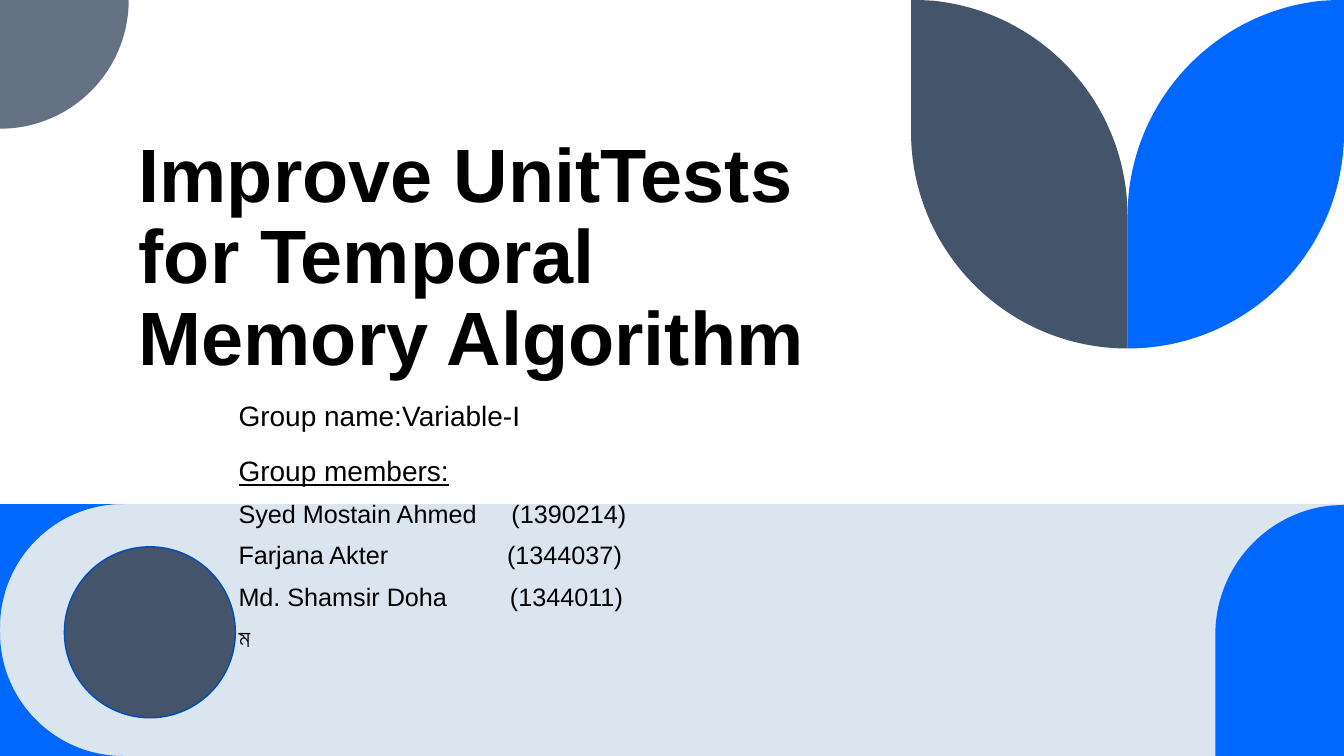
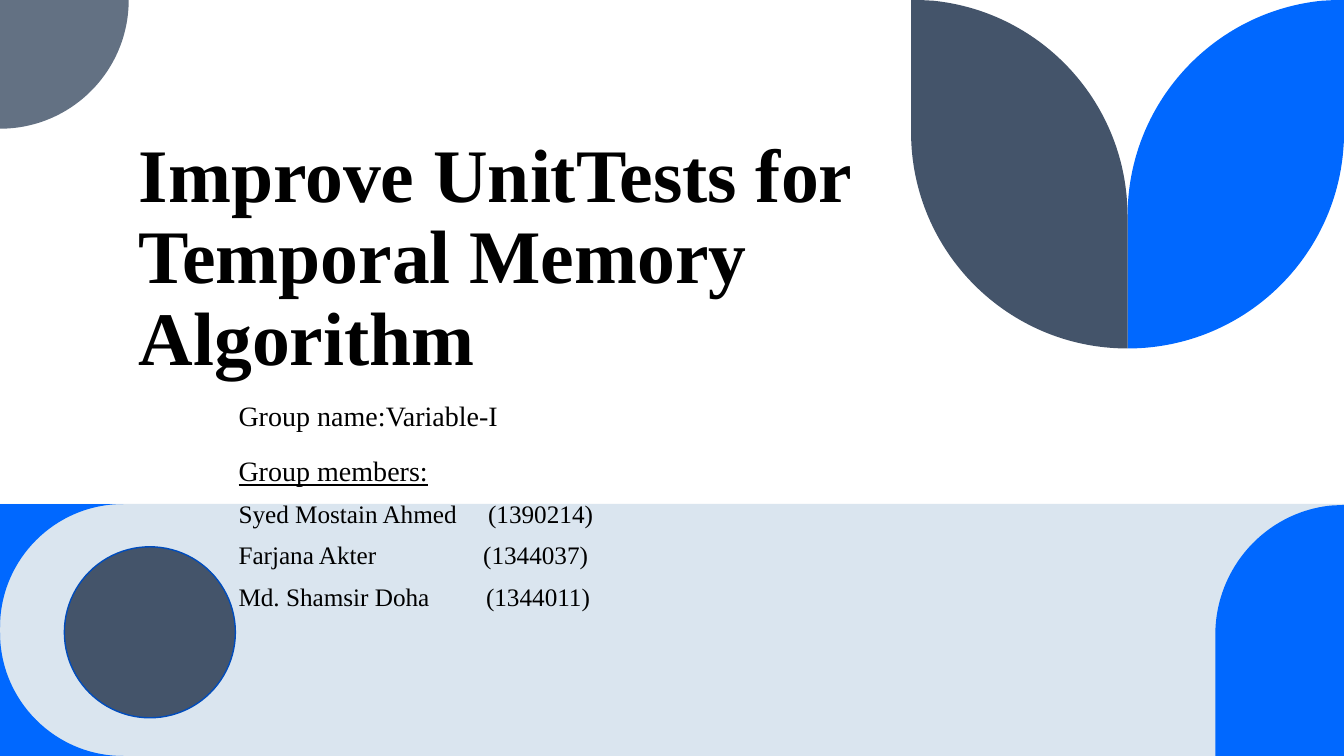
Before and after one commit to ddobric/neocortexapi, a slide deck: slide 1 of source/MySEProject/Documentation/Improve UnitTests for Temporal Memory Algorithm.pptx. Drawn at 1344x756 pixels with LibreOffice and Linux fonts; fonts in the diff are those of the drawing. Boxes give left, top, right and bottom in pixels: in the first picture for what was removed or moved away, otherwise in the second. Text is boxed around its words. In the diff, an @@ line names an element or a change of style, - is before the commit and + after.

```diff
--- a/source/MySEProject/Documentation/Improve UnitTests for Temporal Memory Algorithm.pptx
+++ b/source/MySEProject/Documentation/Improve UnitTests for Temporal Memory Algorithm.pptx
@@ title "Improve UnitTests for Temporal Memory ..." at [139, 148, 852, 380]: font Arial to Times New Roman @@
@@ subtitle "Group name:Variable-I" at [239, 406, 593, 611]: font Arial to Times New Roman @@
@@ subtitle at [239, 633, 251, 647]: paragraph removed @@
-ম
```
Also in this commit, not shown: 7 other slides changed, 1 slide removed, 1 other file.
